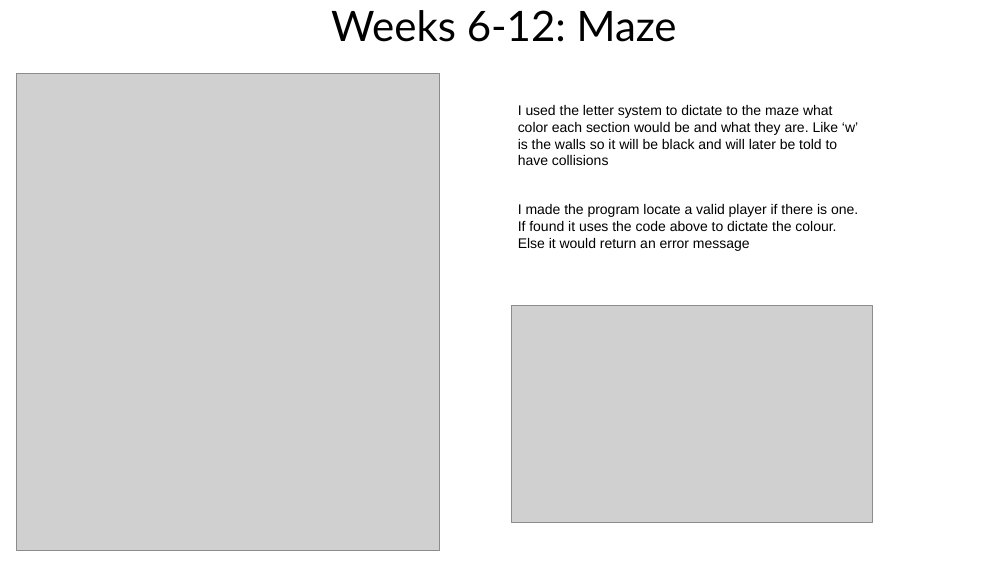
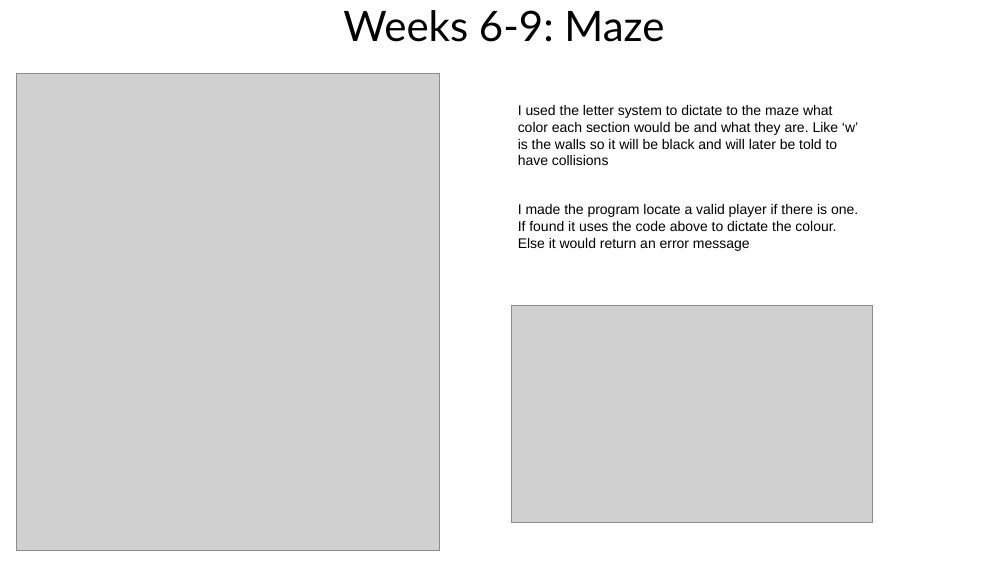
Before and after one commit to Kieran-Rowntree/Game-Programming-Fundamentals, a slide deck: slide 2 of Portfolio.pptx. Drawn at 1008x567 pixels with LibreOffice and Linux fonts; fonts in the diff are those of the drawing; grey boxes stand for pictures. Boxes give left, top, right and bottom in pixels: in the first picture for what was removed or moved away, otherwise in the second. Text is boxed around its words. In the diff, an @@ line names an element or a change of style, - is before the commit and + after.

```diff
--- a/Portfolio.pptx
+++ b/Portfolio.pptx
@@ title at box(343, 10, 664, 42): text changed @@
-Weeks 6-12: Maze
+Weeks 6-9: Maze
```
Also in this commit, not shown: 1 slide added.
